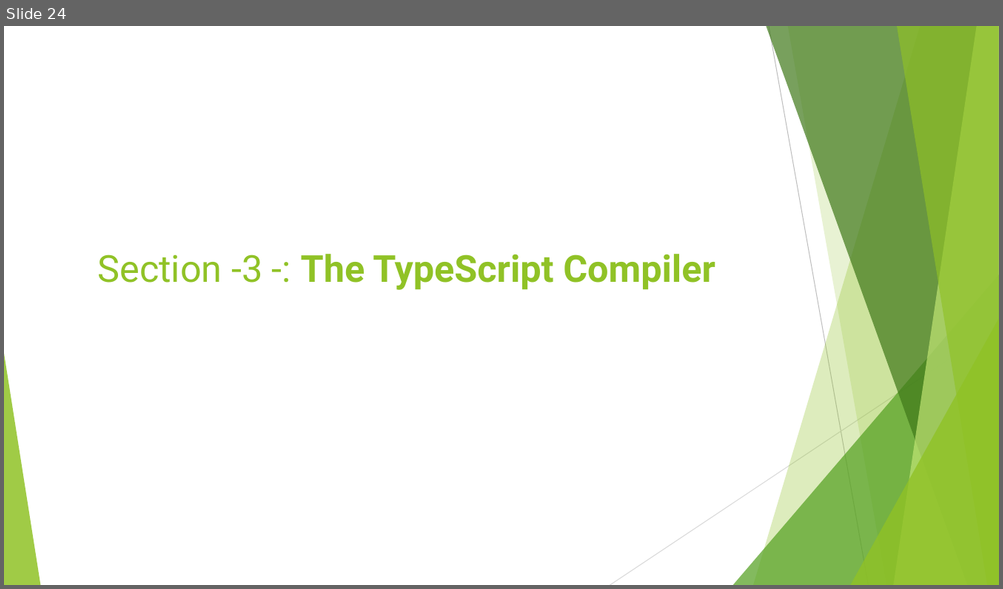
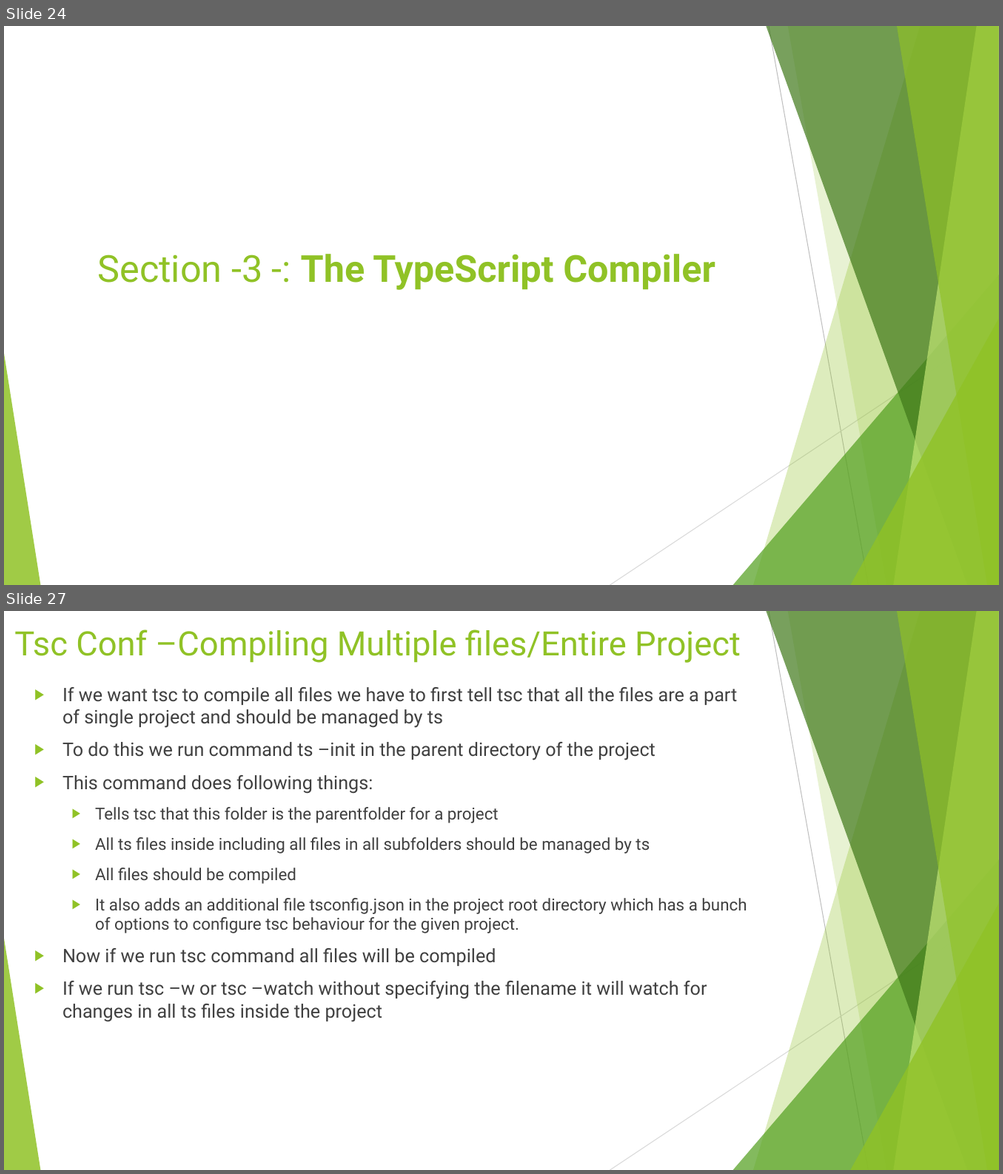
Before and after one commit to rudhrainfogain/TypeScript, a slide deck: PPT/TypeScriptv3.pptx. Shown one above the other, each under a label of ours: slide 24 before the commit, slides 24 and 27 after it; the slides between them are not shown. The pictures are 1003x589 and 1003x1174 pixels, drawn with LibreOffice and Linux fonts; fonts in the diff are those of the drawing. Boxes give left, top, right and bottom in pixels: in the first picture for what was removed or moved away, otherwise in the second. Text is boxed around its words. In the diff, an @@ line names an element or a change of style, - is before the commit and + after.

Commit message:
tsconfig complete

```diff
--- a/PPT/TypeScriptv3.pptx
+++ b/PPT/TypeScriptv3.pptx
@@ slide 27 added at (4,611,999,1170), background #FFFFFF; not listed: 10 template elements that a slide beside it also shows @@
@@ title added at (14,629,740,663), 32.4 pt, text #90C226 @@
+Tsc Conf –Compiling Multiple files/Entire Project
@@ text added at (62,687,746,1022), 18 pt, text #404040 @@
+▶ If we want tsc to compile all files we have to first tell tsc that all the files are a part of single project and should be managed by ts
+▶ To do this we run command ts –init in the parent directory of the project
+▶ This command does following things:
+  ▶ Tells tsc that this folder is the parentfolder for a project
+  ▶ All ts files inside including all files in all subfolders should be managed by ts
+  ▶ All files should be compiled
+  ▶ It also adds an additional file tsconfig.json in the project root directory which has a bunch of options to configure tsc behaviour for the given project.
+▶ Now if we run tsc command all files will be compiled
+▶ If we run tsc –w or tsc –watch without specifying the filename it will watch for changes in all ts files inside the project
```
Also in this commit, not shown: 1 slide changed, 15 other slides added, 15 other files.
